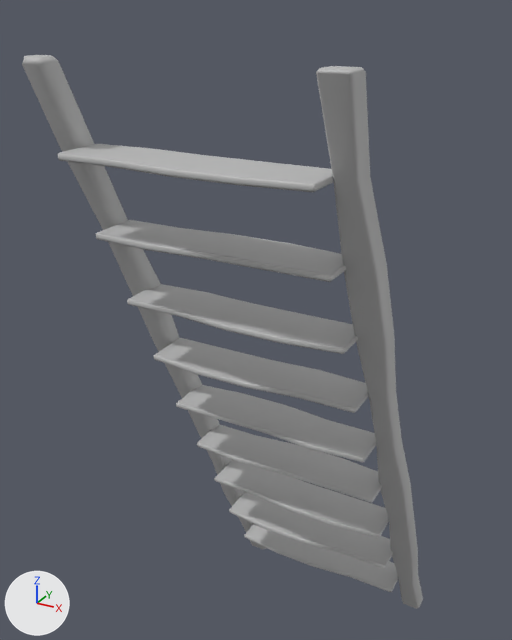
An edit to the FBX model Assets/Art/3D/Ladder/DBD_Ladder_MDL.fbx, drawn before and after from the same camera.
Camera for both pictures: a 50 mm camera at (1.22, -2.44, 3.13) aimed at (-0.17, 0.1, 1.87). Arrows for +X, +Y and +Z are at lower left; the lights stay in place. Where no turn or scale is listed for an object, it has been applied to the vertices.

The first picture shows 'Ladder_MDL'.
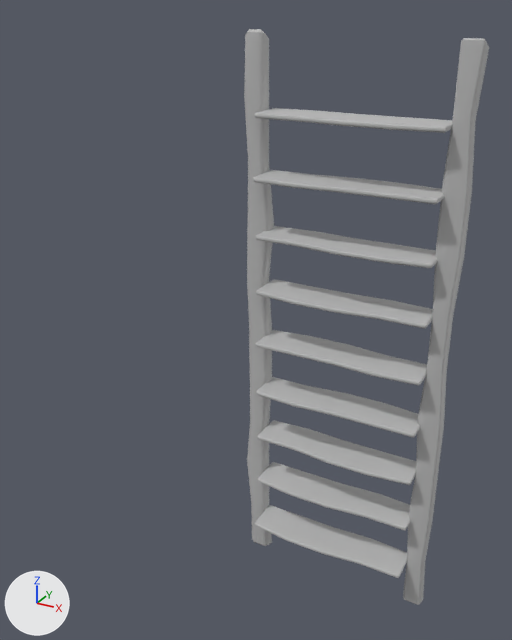
Commit message: Ladder Made Vertical

Where the change shows, as pixel boxes (x1, y1, x2, y2) in the pictures (512 x 640 px; the box of a moved part takes in the faces that stretch with it):
'Ladder_MDL', reshaped, moved (39% narrower)
    before: (22, 55, 423, 609)
    after: (244, 29, 489, 605)
part 1 of me_mesh, moved or reshaped
    before: (127, 284, 358, 354)
    after: (256, 226, 438, 268)
part 2 of me_mesh, moved or reshaped
    before: (58, 144, 333, 192)
    after: (255, 108, 452, 133)
part 3 of me_mesh, moved or reshaped
    before: (197, 425, 382, 503)
    after: (255, 330, 427, 386)
part 4 of me_mesh, moved or reshaped
    before: (214, 460, 389, 537)
    after: (257, 420, 416, 485)
part 5 of me_mesh, moved or reshaped
    before: (96, 220, 346, 282)
    after: (256, 377, 420, 438)
part 6 of me_mesh, moved or reshaped
    before: (154, 338, 369, 413)
    after: (253, 170, 444, 204)
part 7 of me_mesh, moved or reshaped
    before: (229, 492, 393, 568)
    after: (258, 462, 411, 531)
part 8 of me_mesh, moved or reshaped
    before: (245, 524, 398, 592)
    after: (254, 505, 407, 578)
part 9 of me_mesh, added
    after: (256, 279, 433, 329)
part 10 of me_mesh, moved or reshaped
    before: (22, 55, 266, 549)
    after: (244, 29, 274, 546)
part 11 of me_mesh, moved or reshaped
    before: (176, 66, 423, 609)
    after: (403, 38, 489, 605)

Diff of the bpy script that builds the scene:
```diff
--- a/Assets/Art/3D/Ladder/DBD_Ladder_MDL.fbx.py
+++ b/Assets/Art/3D/Ladder/DBD_Ladder_MDL.fbx.py
@@ me_mesh @@
 # used by ob_ladder_mdl; location = (0.0, 0.0, 0.0)
-me_mesh.from_pydata(...)  # 624 vertices, 646 faces; spans x -0.56..0.56, y -0.77..0.77, z 0.0..3.0
+me_mesh.from_pydata(...)  # 650 vertices, 672 faces; spans x -0.56..0.56, y -0.18..0.1, z 0.0..3.05
+# me_mesh part 1: the loose piece of 48 vertices spanning x -0.44..0.46, y -0.48..-0.24, z 2.09..2.11 is moved by (0.0, 0.32, -0.01)
+# me_mesh part 2: the loose piece of 48 vertices spanning x -0.44..0.46, y -0.77..-0.53, z 2.69..2.71 is moved by (0.0, 0.6, -0.02)
+# me_mesh part 3: the loose piece of 48 vertices spanning x -0.44..0.46, y -0.04..0.2, z 1.19..1.21 is turned -180 degrees about the y axis through its middle, then moved by (0.0, -0.11, 0.3)
+# me_mesh part 4: the loose piece of 48 vertices spanning x -0.44..0.46, y 0.1..0.34, z 0.89..0.91 is moved by (0.0, -0.24, 0.0)
+# me_mesh part 5: the loose piece of 48 vertices spanning x -0.44..0.46, y -0.61..-0.37, z 2.39..2.41 is moved by (0.0, 0.47, -1.2)
+# me_mesh part 6: the loose piece of 48 vertices spanning x -0.44..0.46, y -0.34..-0.1, z 1.79..1.81 is turned -180 degrees about the z axis through its middle, then moved by (0.0, 0.16, 0.59)
+# me_mesh part 7: the loose piece of 48 vertices spanning x -0.44..0.46, y 0.24..0.48, z 0.59..0.61 is moved by (0.0, -0.38, 0.0)
+# me_mesh part 8: the loose piece of 48 vertices spanning x -0.44..0.46, y 0.4..0.64, z 0.29..0.31 is moved by (0.0, -0.58, 0.01)
+# me_mesh part 9: the loose piece of 48 vertices spanning x -0.44..0.46, y -0.34..-0.1, z 1.79..1.81 is copied, and the copy is moved by (0.0, 0.18, -0.01); it spans x -0.44..0.46, y -0.16..0.08, z 1.78..1.81
+# me_mesh part 10: the loose piece of 96 vertices spanning x -0.56..-0.41, y -0.76..0.76, z 0.0..3.0 is turned -24.9 degrees about the x axis through its middle and scaled by 0.91, then moved by (0.0, 0.0, 0.03)
+# me_mesh part 11: 1 vertex moved within x 0.46, y 0.01, z 1.51; 139 vertices removed from x -0.44..0.56, y -0.77..0.77, z 0.0..3.0; 117 vertices added at x 0.44..0.56, y -0.07..0.07, z 0.0..3.03
 me_mesh.materials.append(mat_ladder)
@@ ob_ladder_mdl @@
 ob_ladder_mdl = bpy.data.objects.new('Ladder_MDL', me_mesh)
-ob_ladder_mdl.location = (0.0, 0.0, 0.0)
+ob_ladder_mdl.location = (0.0, 0.701, -0.008)
```
